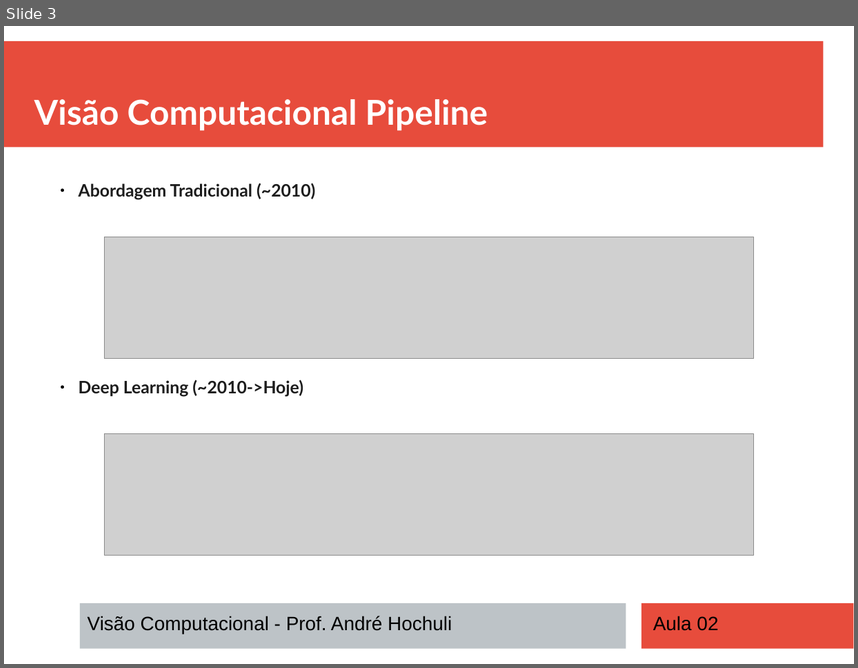
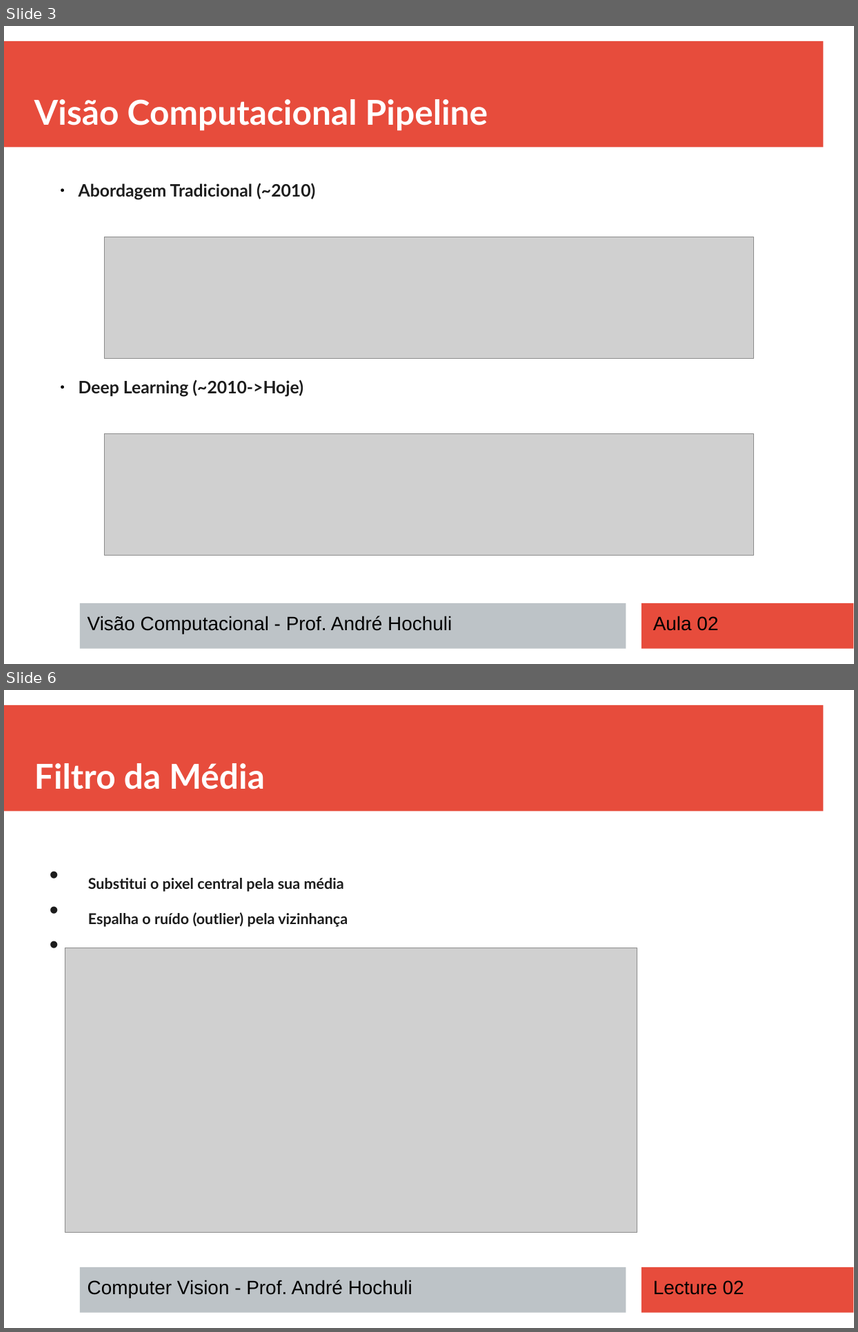
Before and after one commit to andrehochuli/teaching, a slide deck: Visão Computacional/Aula 02 - Filtros e Extração de Características/Aula 02 - Filtros e Extração de Características.pptx. Shown one above the other, each under a label of ours: slide 3 before the commit, slides 3 and 6 after it; the slides between them are not shown. The pictures are 858x668 and 858x1332 pixels, drawn with LibreOffice and Linux fonts; fonts in the diff are those of the drawing; grey boxes stand for pictures. Boxes give left, top, right and bottom in pixels: in the first picture for what was removed or moved away, otherwise in the second. Text is boxed around its words. In the diff, an @@ line names an element or a change of style, - is before the commit and + after.

```diff
--- a/Visão Computacional/Aula 02 - Filtros e Extração de Características/Aula 02 - Filtros e Extração de Características.pptx
+++ b/Visão Computacional/Aula 02 - Filtros e Extração de Características/Aula 02 - Filtros e Extração de Características.pptx
@@ slide 6 added at (4,690,854,1328), background #FFFFFF; not listed: 3 template elements that a slide beside it also shows @@
@@ text added at (34,763,265,789), 32 pt, text #FFFFFF, bold @@
+Filtro da Média
@@ text added at (88,878,348,948), 24 pt, text #1C1C1C, bold @@
+• Substitui o pixel central pela sua média
+• Espalha o ruído (outlier) pela vizinhança
+• Detalhes são suavizados
@@ picture added at (65,947,638,1232) @@
@@ text added at (87,1279,412,1297), 18 pt, text #000000 @@
+Computer Vision - Prof. André Hochuli
@@ text added at (653,1280,744,1294), 18 pt, text #000000 @@
+Lecture 02
```
Also in this commit, not shown: 1 slide changed, 33 other slides added.
